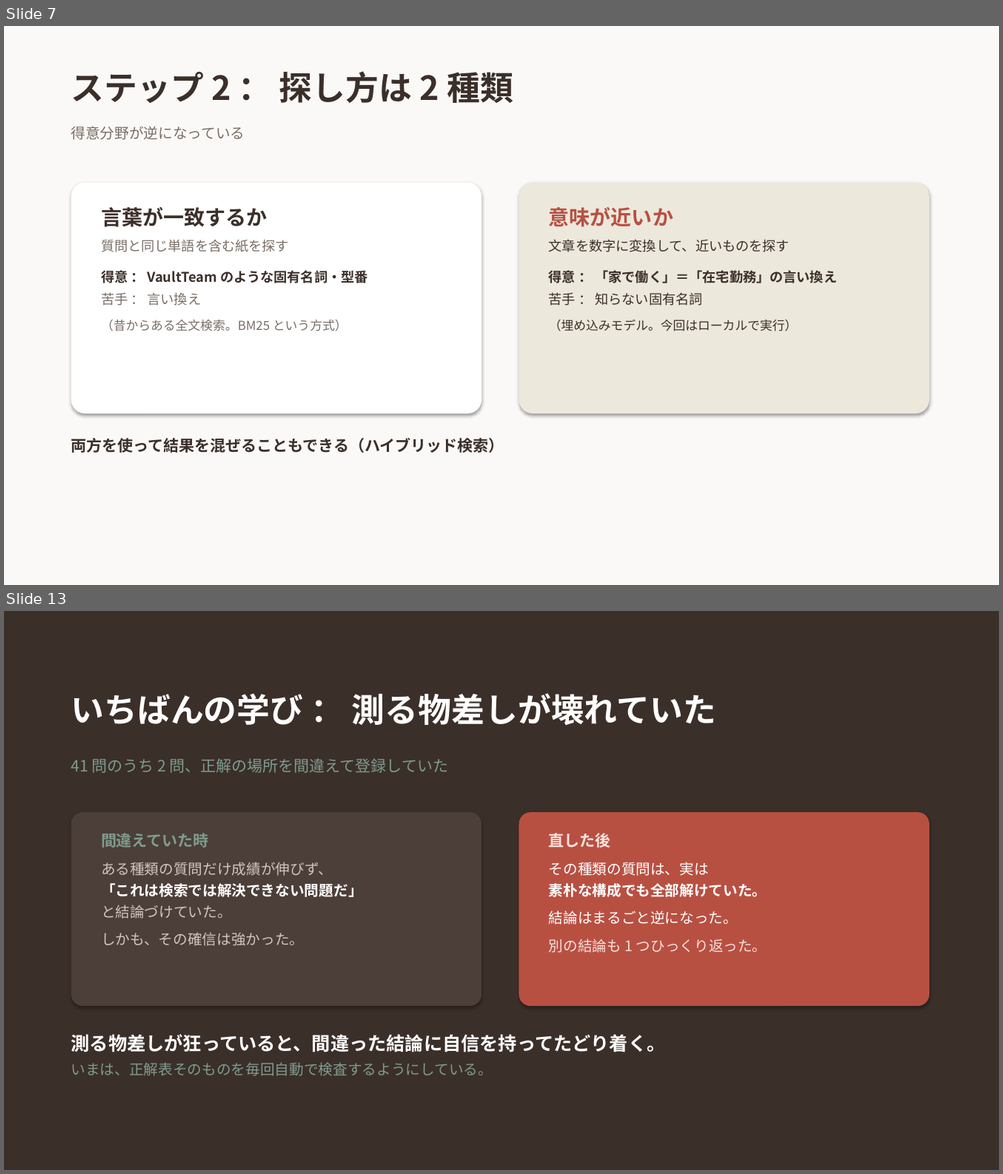
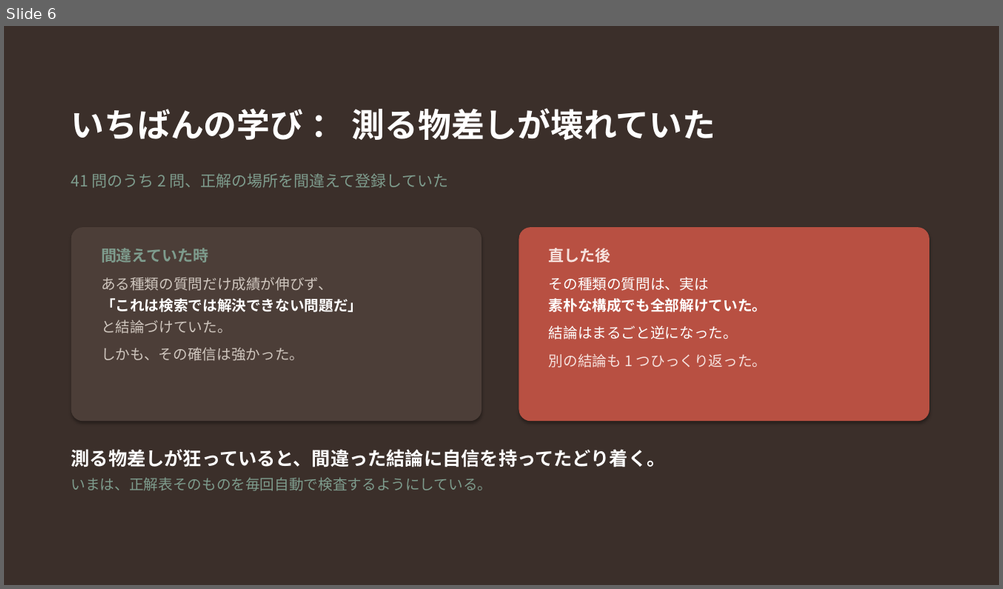
Before and after one commit to 20061111adg-debug/rag-workshop, a slide deck: docs/RAGとは.pptx. Shown one above the other, each under a label of ours: slides 7 and 13 before the commit, slide 6 after it; the slides between them are not shown. The pictures are 1003x1174 and 1003x589 pixels, drawn with LibreOffice and Linux fonts; fonts in the diff are those of the drawing. Boxes give left, top, right and bottom in pixels: in the first picture for what was removed or moved away, otherwise in the second. Text is boxed around its words. In the diff, an @@ line names an element or a change of style, - is before the commit and + after.

```diff
--- a/docs/RAGとは.pptx
+++ b/docs/RAGとは.pptx
@@ slide 7 removed at box(4, 26, 999, 585), background #FAF9F7 @@
@@ text removed at box(71, 71, 513, 103) @@
-ステップ 2 ： 探し方は 2 種類
@@ text removed at box(71, 126, 245, 140) @@
-得意分野が逆になっている
@@ rounded rectangle removed at box(71, 183, 481, 414) @@
@@ rounded rectangle removed at box(519, 183, 929, 414) @@
@@ text removed at box(101, 207, 368, 332) @@
-言葉が一致するか
-質問と同じ単語を含む紙を探す
-得意 ： VaultTeam のような固有名詞・型番
-苦手 ： 言い換え
-（昔からある全文検索。BM25 という方式）
@@ text removed at box(549, 207, 837, 332) @@
-意味が近いか
-文章を数字に変換して、近いものを探す
-得意 ： 「家で働く」＝「在宅勤務」の言い換え
-苦手 ： 知らない固有名詞
-（埋め込みモデル。今回はローカルで実行）
@@ text removed at box(71, 438, 504, 453) @@
-両方を使って結果を混ぜることもできる（ハイブリッド検索）
@@ what was slide 13 is now slide 6 @@
```
Also in this commit, not shown: 8 slides changed, 1 slide added, 6 other slides removed, 1 other file.
